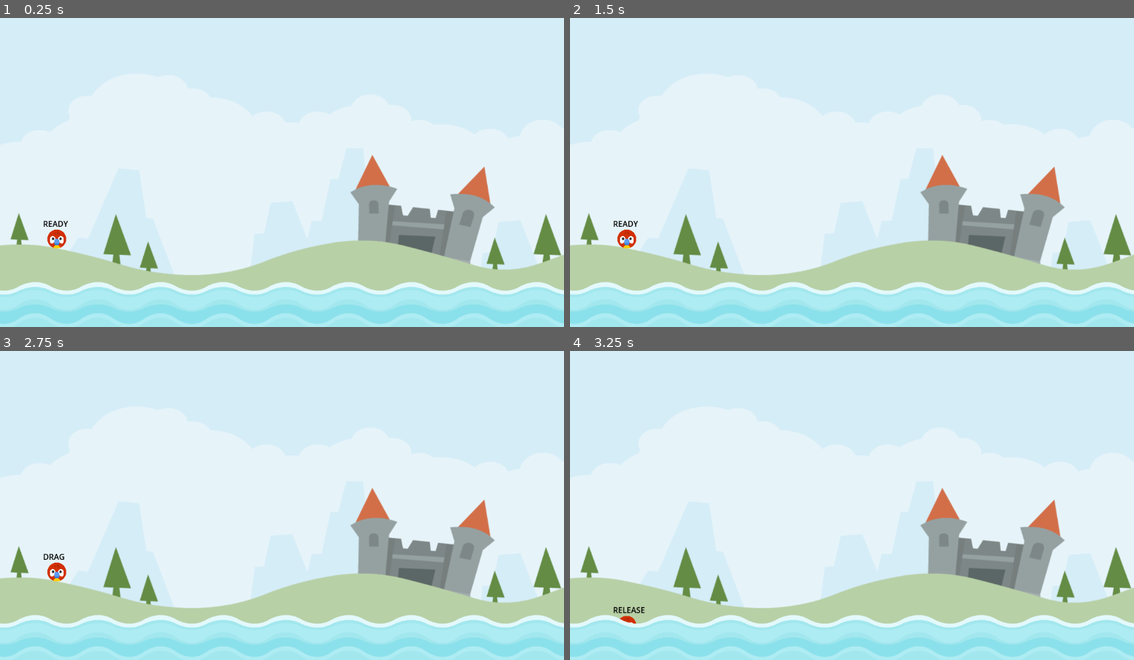
Above: before the commit, frames 1-4 (two rows, left to right).
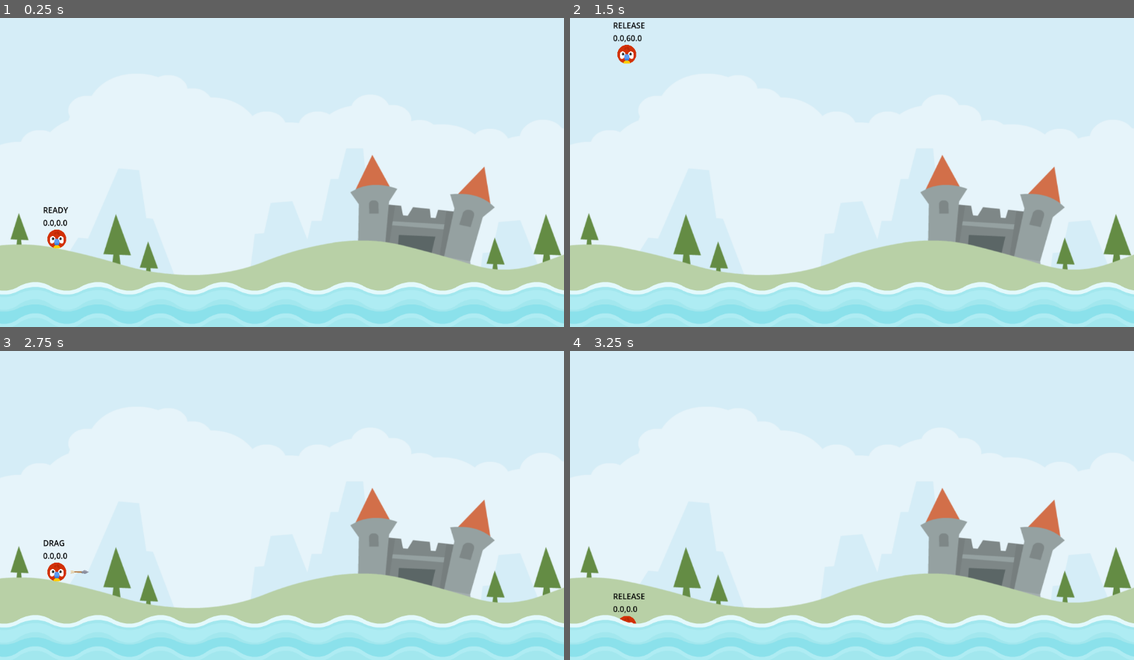
Above: after the commit, the same moments.

Repository: MilkshakeMan63/angry-animals-udemy
Game: Godot game, scene res://Scenes/level.tscn
Same seed, same stepped clock (60 frames per second), same inputs: the game is played once before the commit and once after it.
Inputs (mouse positions are in pixels of both pictures, inside the frame that each line leads up to):
- Up to frame 1 (0.25 s): no input
- Up to frame 2 (1.5 s): tap Enter at 0.5 s; drag from (626, 240) to (852, 308) at 0.52 s; drag from (739, 184) to (852, 308) at 1.27 s
- Up to frame 3 (2.75 s): tap Space at 2 s; move the mouse to (56, 573) at 2.02 s; press the mouse at (56, 573) at 2.03 s
- Up to frame 4 (3.25 s): release the mouse at (626, 573) at 2.75 s; tap Enter at 2.75 s; drag from (823, 564) to (682, 452) at 2.77 s

The runs differ from the first frame. In frame 1, 0.1% of the frame differs, in the area x 7-13%, y 61-68%; in frame 2, 0.5%, in the area x 7-14%, y 1-75%; in frame 3, 0.1%; in frame 4, 0.2%.

Commit message:
cup and animal scripts

Diff:
--- a/Scenes/animal.tscn
+++ b/Scenes/animal.tscn
@@ -1,14 +1,24 @@
-[gd_scene load_steps=4 format=3 uid="uid://clsoxdg1d08ku"]
+[gd_scene load_steps=9 format=3 uid="uid://clsoxdg1d08ku"]
 
 [ext_resource type="Script" path="res://Scripts/animal.gd" id="1_1abrs"]
 [ext_resource type="Texture2D" uid="uid://dvoui6rjryb3t" path="res://assets/player/parrot.png" id="1_be636"]
+[ext_resource type="Texture2D" uid="uid://55nxxj6l16y8" path="res://assets/items/arrow.png" id="3_6i67x"]
+[ext_resource type="AudioStream" uid="uid://c27yei816m60w" path="res://assets/audio/stretch2.ogg" id="4_cva43"]
+[ext_resource type="AudioStream" uid="uid://vtlf3oikxjhs" path="res://assets/audio/catapult.ogg" id="5_cnwmd"]
+[ext_resource type="AudioStream" uid="uid://dq3w17vasseqd" path="res://assets/audio/kick_wood.ogg" id="6_jm7ma"]
+
+[sub_resource type="PhysicsMaterial" id="PhysicsMaterial_gtxwj"]
+bounce = 0.2
 
 [sub_resource type="CircleShape2D" id="CircleShape2D_5k4pv"]
 radius = 19.0
 
 [node name="Animal" type="RigidBody2D"]
 input_pickable = true
+physics_material_override = SubResource("PhysicsMaterial_gtxwj")
 freeze = true
+contact_monitor = true
+max_contacts_reported = 1
 script = ExtResource("1_1abrs")
 
 [node name="Sprite2D" type="Sprite2D" parent="."]
@@ -22,11 +32,28 @@
 
 [node name="Label" type="Label" parent="."]
 offset_left = -28.0
-offset_top = -43.0
+offset_top = -71.0
 offset_right = 27.0
-offset_bottom = -20.0
+offset_bottom = -48.0
 theme_override_colors/font_color = Color(0, 0, 0, 1)
 text = "DEBUG"
 
+[node name="Arrow" type="Sprite2D" parent="."]
+scale = Vector2(0.3, 0.3)
+texture = ExtResource("3_6i67x")
+offset = Vector2(150, 0)
+
+[node name="Stretch" type="AudioStreamPlayer2D" parent="."]
+scale = Vector2(0.3, 0.3)
+stream = ExtResource("4_cva43")
+
+[node name="Launch" type="AudioStreamPlayer2D" parent="."]
+scale = Vector2(0.3, 0.3)
+stream = ExtResource("5_cnwmd")
+
+[node name="Kick" type="AudioStreamPlayer2D" parent="."]
+stream = ExtResource("6_jm7ma")
+
 [connection signal="input_event" from="." to="." method="_on_input_event"]
+[connection signal="sleeping_state_changed" from="." to="." method="_on_sleeping_state_changed"]
 [connection signal="screen_exited" from="VisibleOnScreenNotifier2D" to="." method="_on_visible_on_screen_notifier_2d_screen_exited"]
--- /dev/null
+++ b/Scenes/cup.gd
@@ -0,0 +1,12 @@
+extends StaticBody2D
+
+@onready var animation_player: AnimationPlayer = $AnimationPlayer
+
+
+func die():
+	animation_player.play("Vanish")
+
+
+func _on_animation_player_animation_finished(anim_name: StringName) -> void:
+	SignalManager.on_cup_destroyed.emit()
+	queue_free()
--- /dev/null
+++ b/Scenes/cup.tscn
@@ -0,0 +1,91 @@
+[gd_scene load_steps=8 format=3 uid="uid://cia3btcf515yw"]
+
+[ext_resource type="Script" path="res://Scenes/cup.gd" id="1_apqo6"]
+[ext_resource type="Texture2D" uid="uid://dglh57djmv0un" path="res://assets/env/elementWood004.png" id="1_vy34x"]
+[ext_resource type="Texture2D" uid="uid://d0eptj4e32ahc" path="res://assets/env/elementWood015.png" id="2_8yq8d"]
+[ext_resource type="AudioStream" uid="uid://ds4ik7fyykdi0" path="res://assets/audio/vanish.wav" id="4_ur67u"]
+
+[sub_resource type="Animation" id="Animation_pujse"]
+resource_name = "Vanish"
+length = 0.9
+step = 0.1
+tracks/0/type = "value"
+tracks/0/imported = false
+tracks/0/enabled = true
+tracks/0/path = NodePath("Sprites:scale")
+tracks/0/interp = 1
+tracks/0/loop_wrap = true
+tracks/0/keys = {
+"times": PackedFloat32Array(0, 0.2, 0.7),
+"transitions": PackedFloat32Array(1, 1, 1),
+"update": 0,
+"values": [Vector2(0.5, 0.5), Vector2(1, 1), Vector2(0, 0)]
+}
+tracks/1/type = "audio"
+tracks/1/imported = false
+tracks/1/enabled = true
+tracks/1/path = NodePath("Vanish")
+tracks/1/interp = 1
+tracks/1/loop_wrap = true
+tracks/1/keys = {
+"clips": [{
+"end_offset": 0.0,
+"start_offset": 0.0,
+"stream": ExtResource("4_ur67u")
+}],
+"times": PackedFloat32Array(0)
+}
+tracks/1/use_blend = true
+
+[sub_resource type="Animation" id="Animation_vhwgr"]
+length = 0.001
+tracks/0/type = "value"
+tracks/0/imported = false
+tracks/0/enabled = true
+tracks/0/path = NodePath("Sprites:scale")
+tracks/0/interp = 1
+tracks/0/loop_wrap = true
+tracks/0/keys = {
+"times": PackedFloat32Array(0),
+"transitions": PackedFloat32Array(1),
+"update": 0,
+"values": [Vector2(0.5, 0.5)]
+}
+
+[sub_resource type="AnimationLibrary" id="AnimationLibrary_2v80t"]
+_data = {
+"RESET": SubResource("Animation_vhwgr"),
+"Vanish": SubResource("Animation_pujse")
+}
+
+[node name="Cup" type="StaticBody2D"]
+script = ExtResource("1_apqo6")
+
+[node name="Sprites" type="Node2D" parent="."]
+scale = Vector2(0.5, 0.5)
+
+[node name="Sprite2D" type="Sprite2D" parent="Sprites"]
+position = Vector2(-72, -69)
+texture = ExtResource("1_vy34x")
+
+[node name="Sprite2D2" type="Sprite2D" parent="Sprites"]
+position = Vector2(72, -69)
+texture = ExtResource("1_vy34x")
+flip_h = true
+
+[node name="Sprite2D3" type="Sprite2D" parent="Sprites"]
+texture = ExtResource("2_8yq8d")
+
+[node name="CollisionPolygon2D" type="CollisionPolygon2D" parent="."]
+position = Vector2(0, -17)
+scale = Vector2(5.3, 3.4)
+polygon = PackedVector2Array(-10, -10.2941, -3.39623, -0.294116, 3.58491, -0.294116, 10, -10.2941, 10.3774, 10, -10.3774, 10.2941)
+
+[node name="Vanish" type="AudioStreamPlayer2D" parent="."]
+
+[node name="AnimationPlayer" type="AnimationPlayer" parent="."]
+libraries = {
+"": SubResource("AnimationLibrary_2v80t")
+}
+
+[connection signal="animation_finished" from="AnimationPlayer" to="." method="_on_animation_player_animation_finished"]
--- a/Scenes/level.tscn
+++ b/Scenes/level.tscn
@@ -1,8 +1,9 @@
-[gd_scene load_steps=4 format=3 uid="uid://hwjt56ugf2b0"]
+[gd_scene load_steps=5 format=3 uid="uid://hwjt56ugf2b0"]
 
 [ext_resource type="Script" path="res://Scripts/level.gd" id="1_rnilp"]
 [ext_resource type="Texture2D" uid="uid://c1x8x1acq1mqs" path="res://assets/scene/colored_castle.png" id="1_vxth7"]
 [ext_resource type="PackedScene" uid="uid://bir05btet1jdr" path="res://Scenes/water.tscn" id="2_oqe1a"]
+[ext_resource type="PackedScene" uid="uid://cia3btcf515yw" path="res://Scenes/cup.tscn" id="4_my4mf"]
 
 [node name="Level" type="Node2D"]
 script = ExtResource("1_rnilp")
@@ -18,3 +19,12 @@
 [node name="Water" parent="." instance=ExtResource("2_oqe1a")]
 z_index = 1
 position = Vector2(2, 600)
+
+[node name="Cup" parent="." instance=ExtResource("4_my4mf")]
+position = Vector2(679, 512)
+
+[node name="Cup2" parent="." instance=ExtResource("4_my4mf")]
+position = Vector2(858, 310)
+
+[node name="Cup3" parent="." instance=ExtResource("4_my4mf")]
+position = Vector2(306, 487)
--- a/Scripts/animal.gd
+++ b/Scripts/animal.gd
@@ -2,41 +2,113 @@
 
 enum ANIMAL_STATE {READY, DRAG, RELEASE} # three states the animal can be in
 
+const DRAG_LIM_MAX: Vector2 = Vector2(0, 60)
+const DRAG_LIM_MIN: Vector2 = Vector2(-60, 0)
+const IMPULSE_MULTIPLIER: float = 20.0
+const IMPULSE_MAX: float = 1200.0
+
 var _state: ANIMAL_STATE = ANIMAL_STATE.READY # when the scene is first loaded it is in the ready state
+var _Start: Vector2 = Vector2.ZERO # setting all these at the start to (0,0)
+var _drag_start: Vector2 = Vector2.ZERO
+var _dragged_vector: Vector2 = Vector2.ZERO
+var _last_dragged_vector: Vector2 = Vector2.ZERO
+var _arrow_scale_x: float = 0.0
+var _last_collision_count: int = 0
 
 @onready var label: Label = $Label
+@onready var stretch: AudioStreamPlayer2D = $Stretch
+@onready var arrow: Sprite2D = $Arrow
+@onready var launch: AudioStreamPlayer2D = $Launch
+@onready var kick: AudioStreamPlayer2D = $Kick
 
 
 func _ready() -> void:
-	pass # Replace with function body.
-
+	arrow.hide()
+	_Start = position # set the start position to the current position on ready.
+	_arrow_scale_x = arrow.scale.x
 
 
 func _physics_process(delta: float) -> void:
 	update(delta)
-	label.text = "%s" %ANIMAL_STATE.keys()[_state]
+	label.text = "%s\n" %ANIMAL_STATE.keys()[_state]
+	label.text += "%.1f,%.1f" % [_dragged_vector.x, _dragged_vector.y]
 
 
 func update(delta: float): # update to one of the 3 states
 	match _state: # if the _state matches DRAG then run update_drag()
 		ANIMAL_STATE.DRAG: # when the animal is in drag state we can run the update drag function
 			update_drag()
+		ANIMAL_STATE.RELEASE:
+			update_flight()
+
+
+func get_impulse():
+	return _dragged_vector * -1 * IMPULSE_MULTIPLIER # return the dragged vector value and switch it to a positive and times it by the multiplier
+
+
+func set_drag():
+	_drag_start = get_global_mouse_position()
+	arrow.show()
+
+
+func set_release():
+	freeze = false
+	apply_central_impulse(get_impulse()) # apply the impulse from are get_impulse function
+	launch.play() # play the launch sound
+	arrow.hide()
+	SignalManager.on_attempt_made.emit()
 
 
 func set_new_state(new_state: ANIMAL_STATE):
 	_state = new_state
-	if _state == ANIMAL_STATE.RELEASE:
-		freeze = false
-	elif _state == ANIMAL_STATE.DRAG:
-		pass
+	if _state == ANIMAL_STATE.RELEASE: # if the animal is in state release then set freeze property to false and hide the arrow
+		set_release()
+	elif _state == ANIMAL_STATE.DRAG: # if the animal is in state drag then set drag start to mouse position and show arrow
+		set_drag()
+
+
+func scale_arrow():
+	var impulse_length = get_impulse().length() # get the length of the impulse
+	var percentage = impulse_length / IMPULSE_MAX
+	arrow.scale.x = (_arrow_scale_x * percentage) + _arrow_scale_x # set the arrow scale in the X. add on the arrow scale so if the percentage is 0 it still shows the arrow.
+	arrow.rotation = (_Start - position).angle() # getting the start position and minus the current position and return the vector angle of that
+
+
+func play_stretched_sound():
+	if(_last_dragged_vector - _dragged_vector).length() > 0:
+		if stretch.playing == false:
+			stretch.play()
+
+
+func get_dragged_vector(gmp: Vector2):
+	return gmp - _drag_start
+
+
+func drag_in_limits():
+	_last_dragged_vector = _dragged_vector
+	_dragged_vector.x = clampf(_dragged_vector.x, DRAG_LIM_MIN.x, DRAG_LIM_MAX.x) # sets the max X vector value to the min and max values create a box that the bird can be dragged in
+	_dragged_vector.y = clampf(_dragged_vector.y, DRAG_LIM_MIN.y, DRAG_LIM_MAX.y)
+	position = _Start + _dragged_vector # set position to start position + the dragged vector value
 
 
 func update_drag():
 	if detect_release() == true: # if this function is true just return from this function so we don't drag anything
 		return
+	var gmp = get_global_mouse_position() # set gmp to global mouse position
+	_dragged_vector = get_dragged_vector(gmp) # set dragged vector var to get_dragged_vector function. Put gmp into the function so above it returns gmp - _drag_start
+	play_stretched_sound() # need to play sound before running drag_in_limits
+	drag_in_limits()
+	scale_arrow()
 
-	var gmp = get_global_mouse_position() # set gmp to global mouse position
-	position = gmp # set the position of the animal to the gmp position
+
+func play_collision():
+	if _last_collision_count == 0 and get_contact_count() > 0 and kick.playing == false:
+		kick.play()
+	_last_collision_count = get_contact_count() # get contact is continously checking if it is in contact so as soon as it bounces and is not contacting in goes back to 0
+
+
+func update_flight():
+	play_collision()
 
 
 func detect_release() -> bool:
@@ -47,12 +119,24 @@
 	return false
 
 
+func die():
+	SignalManager.on_animal_died.emit()
+	queue_free()
+
+
 func _on_visible_on_screen_notifier_2d_screen_exited() -> void:
-	queue_free()
 	print("Off screen and deleted")
-	SignalManager.on_animal_died.emit()
+	die()
 
 
 func _on_input_event(viewport: Node, event: InputEvent, shape_idx: int) -> void:
 	if _state == ANIMAL_STATE.READY and event.is_action_pressed("drag"): # when we click on the animal and it state is ready, which it is on spawn.
 		set_new_state(ANIMAL_STATE.DRAG) # we can set its state to DRAG which is used up in the code to drag the animal.
+
+
+func _on_sleeping_state_changed() -> void:
+	if sleeping == true:
+		var cb = get_colliding_bodies() # since this function only runs when the animal stops moving it can only ever be a cup. this gets the colliding body
+		if cb.size() > 0: # if the number of colliding bodies is greater than 0 continue down the code
+			cb[0].die() # return the first item in the list since it's only ever one item and run the die method it its script
+		call_deferred("die")
--- a/Scripts/signal_manager.gd
+++ b/Scripts/signal_manager.gd
@@ -1,3 +1,5 @@
 extends Node
 
 signal on_animal_died
+signal on_cup_destroyed
+signal on_attempt_made
